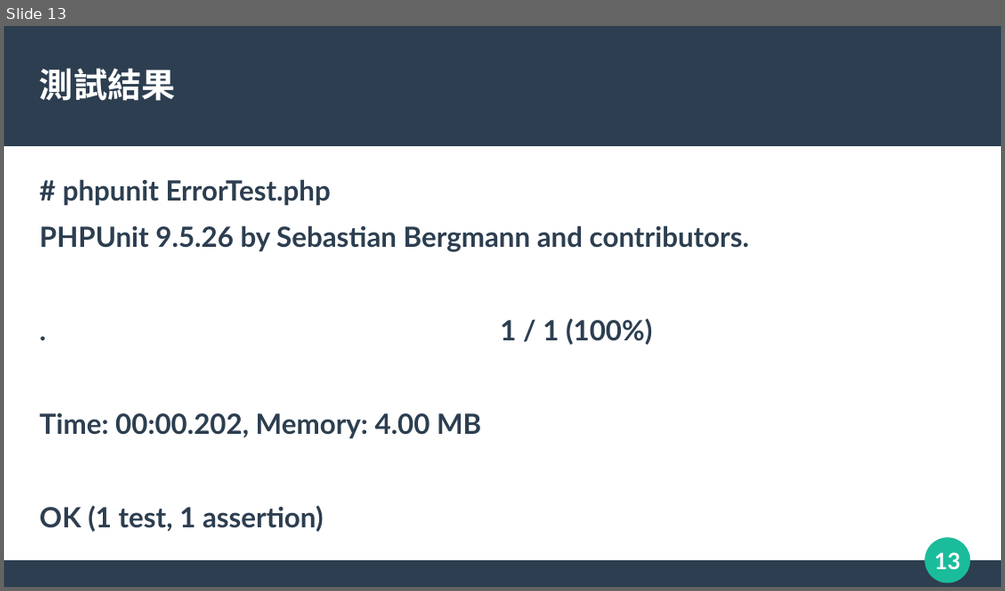
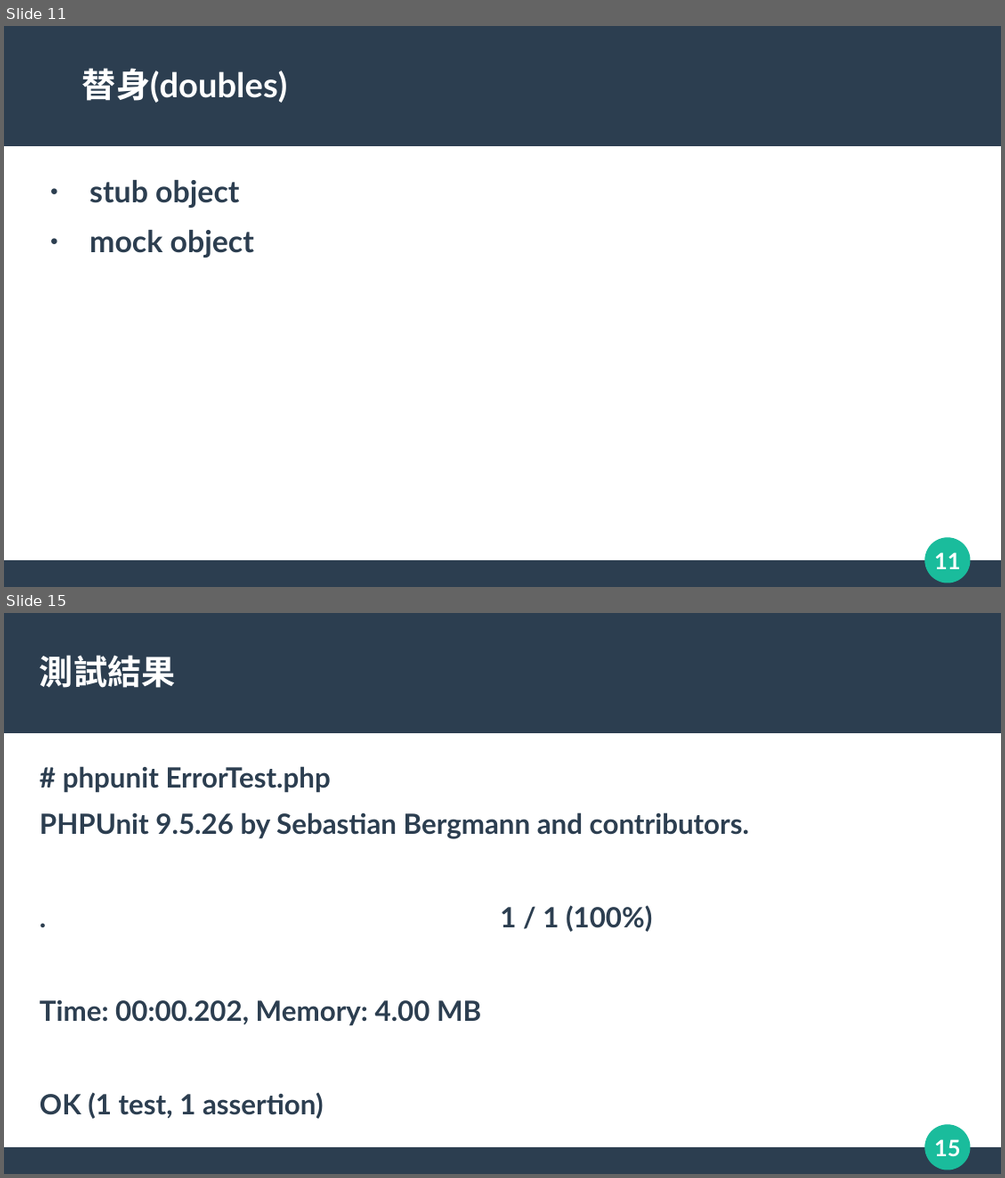
Before and after one commit to Ian-PChome/phpunit, a slide deck: PHPUnit Test.odp. Shown one above the other, each under a label of ours: slide 13 before the commit, slides 11 and 15 after it; the slides between them are not shown. The pictures are 1005x591 and 1005x1178 pixels, drawn with LibreOffice and Linux fonts; fonts in the diff are those of the drawing. Boxes give left, top, right and bottom in pixels: in the first picture for what was removed or moved away, otherwise in the second. Text is boxed around its words. In the diff, an @@ line names an element or a change of style, - is before the commit and + after.

```diff
--- a/PHPUnit Test.odp
+++ b/PHPUnit Test.odp
@@ slide 11 added at <box>4,26,1001,587</box>, background #FFFFFF; not listed: 4 template elements that a slide beside it also shows @@
@@ title added at <box>82,68,287,103</box>, 27 pt, text #FFFFFF, bold @@
+● 替身(doubles)
@@ text added at <box>89,180,254,257</box>, 24 pt, text #2C3E50, bold @@
+● stub object
+● mock object
@@ what was slide 13 is now slide 15 @@
@@ page number at <box>934,1139,960,1156</box>: text changed @@
-13
+15
```
Also in this commit, not shown: 4 slides changed, 6 other slides added, 3 slides removed, 11 other files.
